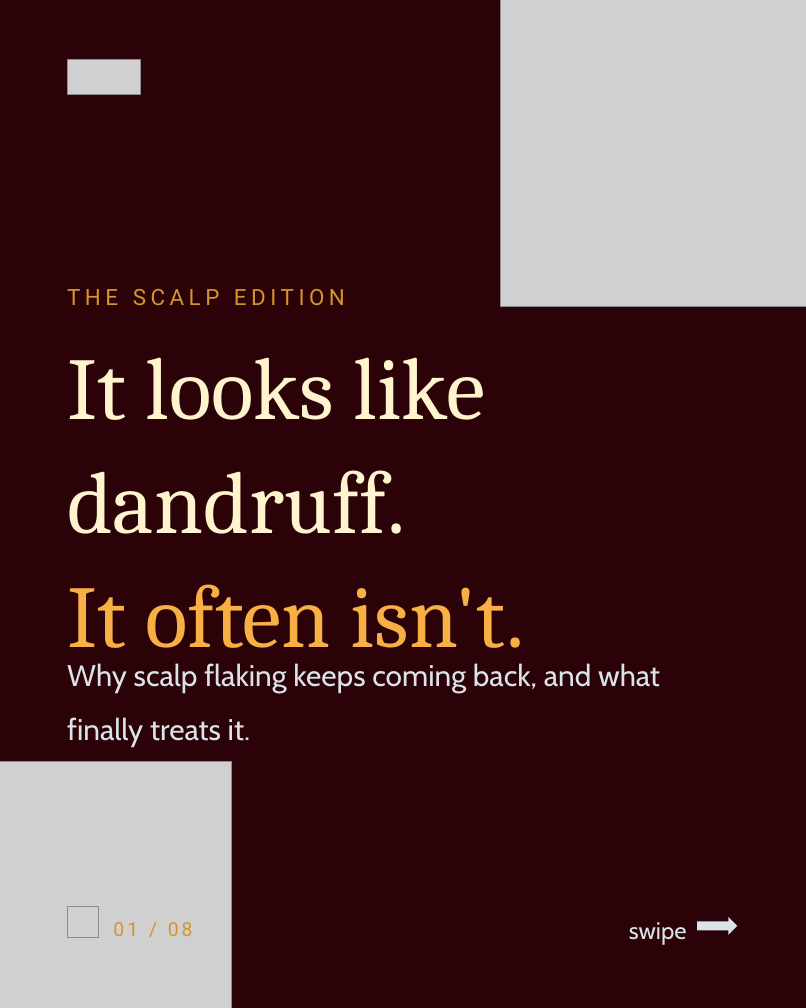
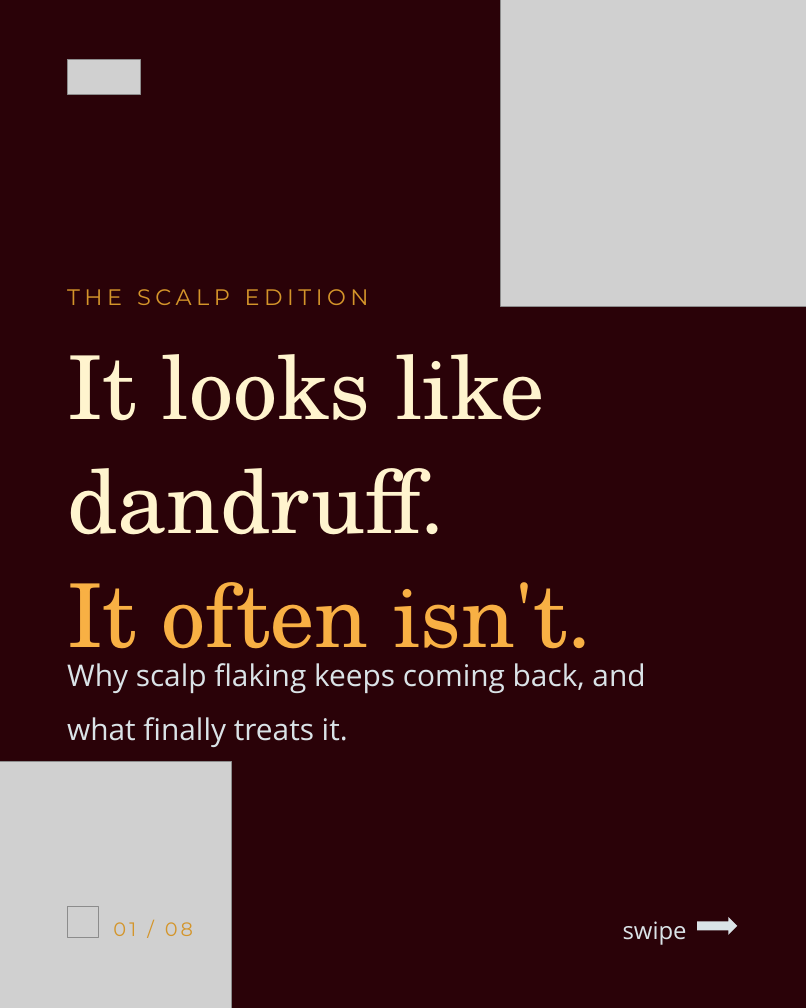
Before and after one commit to kwamenasworld-cloud/Kyn-skyn, a slide deck: slide 1 of ads/2026-06/kynskyn-scalp-carousel.pptx. Drawn at 806x1008 pixels with LibreOffice and Linux fonts; fonts in the diff are those of the drawing; grey boxes stand for pictures. Boxes give left, top, right and bottom in pixels: in the first picture for what was removed or moved away, otherwise in the second. Text is boxed around its words. In the diff, an @@ line names an element or a change of style, - is before the commit and + after.

Commit message:
Carousel PPTX v2: Canva-safe fonts, fix CTA slide spacing

```diff
--- a/ads/2026-06/kynskyn-scalp-carousel.pptx
+++ b/ads/2026-06/kynskyn-scalp-carousel.pptx
@@ text "THE SCALP EDITION" at <box>67,289,369,305</box>: font Roboto to Montserrat @@
@@ text "It looks like dandruff. It ..." at <box>67,354,592,672</box>: font Cambria to TeX Gyre Schola @@
@@ text "Why scalp flaking keeps coming ..." at <box>67,663,645,747</box>: font Cabin to Open Sans @@
@@ text "01 / 08" at <box>113,922,193,936</box>: font Roboto to Montserrat @@
@@ text "swipe" at <box>623,921,687,945</box>: font Cabin to Open Sans @@
```
Also in this commit, not shown: 7 other slides changed.
